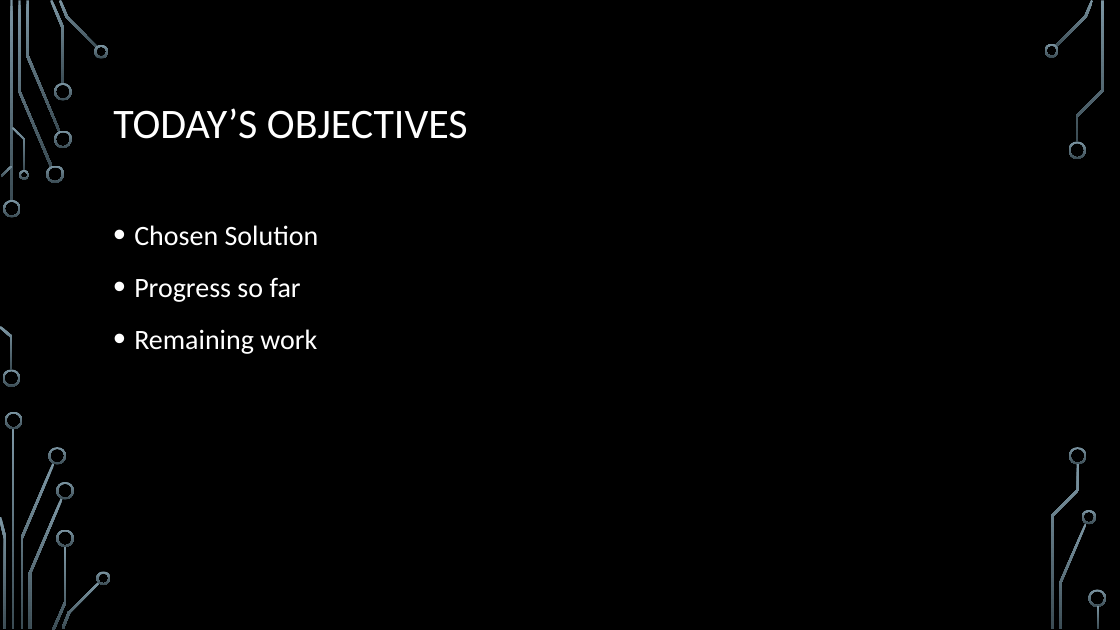
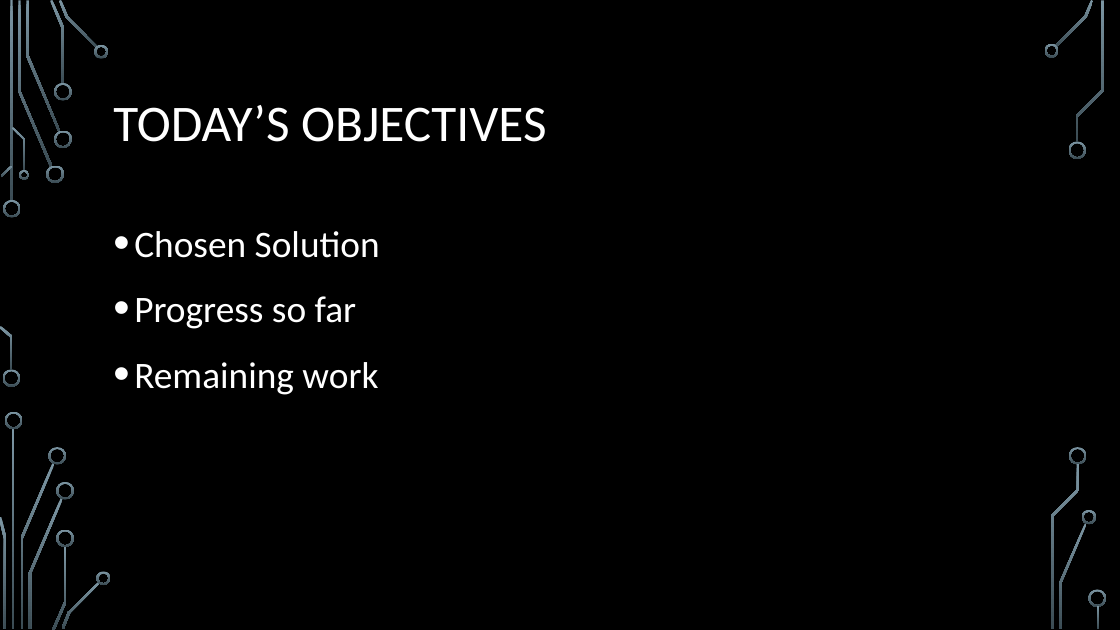
Before and after one commit to monkfungus/FYP, a slide deck: slide 2 of SamuelNixon_InterimPresentation.pptx. Drawn at 1120x630 pixels with LibreOffice and Linux fonts; fonts in the diff are those of the drawing; background and template pictures are left out. Boxes give left, top, right and bottom in pixels: in the first picture for what was removed or moved away, otherwise in the second. Text is boxed around its words. In the diff, an @@ line names an element or a change of style, - is before the commit and + after.

```diff
--- a/SamuelNixon_InterimPresentation.pptx
+++ b/SamuelNixon_InterimPresentation.pptx
@@ title "TODAY’S OBJECTIVES" at (113,105,546,142): size 36 to 44 pt @@
@@ text "Chosen Solution" at (134,231,380,395): size 24 to 32 pt @@
```
Also in this commit, not shown: 9 other slides changed, 2 slides added.
